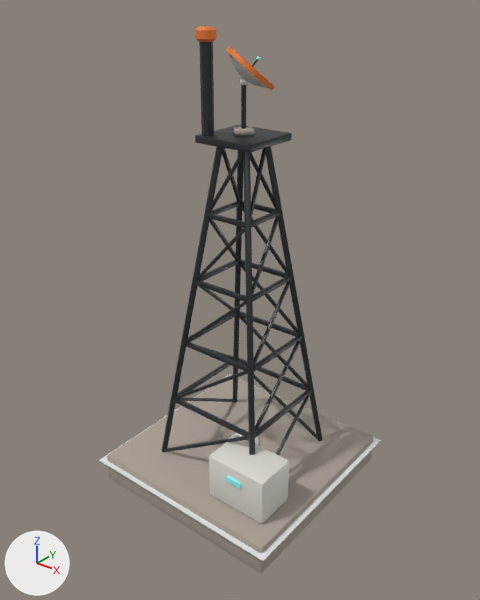
Before and after pictures for a commit that changed the glTF model res/models/placement/logistics/sensor_tower_1x1.gltf.
Both versions are drawn from a camera (50 mm lens) standing at (3.3, -4.18, 4.24) and looking at (0.02, -0.07, 1.69). Lighting does not change. The marker at lower left points along +X, +Y and +Z. The picture after the commit comes second. Where no turn or scale is listed for an object, it has been applied to the vertices.

Names of what the first picture shows: '%P%Footprint', 'SensorTower' and 1 more.
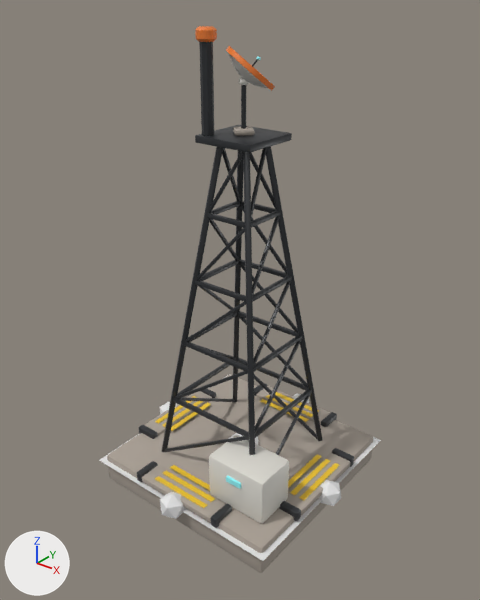
The change in detail:
Material 'Hazard_Yellow' (mat_hazard_yellow) is new.
Its base color is (0.85, 0.55, 0.02) (yellow #edc427).
Mesh me_v_anchorout_003 is new.
It has 192 vertices, 360 faces and spans x -0.49..0.49, y -0.98..-0.675, z 0.01..0.11.
Faces by material slot: [108, 216, 36].
It uses material mat_concrete (grey #aaa095).
It uses material mat_frame_graphite (dark grey #35373a).
It uses material mat_hazard_yellow (yellow #edc427).
Mesh me_v_anchorout_002 is new.
It has 192 vertices, 360 faces and spans x -0.49..0.49, y 0.675..0.98, z 0.01..0.11.
Faces by material slot: [108, 216, 36].
It uses material mat_concrete (grey #aaa095).
It uses material mat_frame_graphite (dark grey #35373a).
It uses material mat_hazard_yellow (yellow #edc427).
Mesh me_v_anchorout_001 is new.
It has 192 vertices, 360 faces and spans x -0.98..-0.675, y -0.49..0.49, z 0.01..0.11.
Faces by material slot: [108, 216, 36].
It uses material mat_concrete (grey #aaa095).
It uses material mat_frame_graphite (dark grey #35373a).
It uses material mat_hazard_yellow (yellow #edc427).
Mesh me_v_anchorout is new.
It has 192 vertices, 360 faces and spans x 0.675..0.98, y -0.49..0.49, z 0.01..0.11.
Faces by material slot: [108, 216, 36].
It uses material mat_concrete (grey #aaa095).
It uses material mat_frame_graphite (dark grey #35373a).
It uses material mat_hazard_yellow (yellow #edc427).
Mesh me_p_anchorout_003 is new.
It is an icosphere of 20 faces spanning x -0.116..0.116, y -0.111..0.111, z -0.13..0.13.
It uses material mat_p (white #e7e7e7).
Object '%V%AnchorOut.003+' (ob_v_anchorout_003) is new; it shows me_v_anchorout_003.
Its location is (0.0, 0.0, 0.0).
Object '%V%AnchorOut.002+' (ob_v_anchorout_002) is new; it shows me_v_anchorout_002.
Its location is (0.0, 0.0, 0.0).
Object '%V%AnchorOut.001+' (ob_v_anchorout_001) is new; it shows me_v_anchorout_001.
Its location is (0.0, 0.0, 0.0).
Object '%V%AnchorOut+' (ob_v_anchorout) is new; it shows me_v_anchorout.
Its location is (0.0, 0.0, 0.0).
Object '%P%AnchorOut.003' (ob_p_anchorout_003) is new; it shows me_p_anchorout_003.
Its location is (0.0, -1.0, 0.013).
Object '%P%AnchorOut.001' (ob_p_anchorout_001) is new; it shows a copy of me_p_anchorout_003.
Its location is (-1.0, 0.0, 0.013).
Object '%P%AnchorOut' (ob_p_anchorout) is new; it shows a copy of me_p_anchorout_003.
Its location is (1.0, 0.0, 0.013).

What differs and where, as boxes (x1, y1, x2, y2) in the pictures (480 x 600 px):
'%V%AnchorOut.003+', added
    after: (137, 461, 232, 528)
    faces in mat_concrete (grey #aaa095): (142, 465, 225, 523)
    faces in mat_hazard_yellow (yellow #edc427): (155, 465, 215, 508)
    faces in mat_frame_graphite (dark grey #35373a): (137, 461, 232, 528)
'%V%AnchorOut+', added
    after: (279, 448, 354, 521)
    faces in mat_concrete (grey #aaa095): (286, 453, 351, 515)
    faces in mat_hazard_yellow (yellow #edc427): (288, 454, 339, 500)
    faces in mat_frame_graphite (dark grey #35373a): (279, 448, 354, 521)
'%V%AnchorOut.001+', added
    after: (139, 389, 216, 439)
    faces in mat_concrete (grey #aaa095): (145, 391, 212, 436)
    faces in mat_hazard_yellow (yellow #edc427): (155, 396, 211, 431)
    faces in mat_frame_graphite (dark grey #35373a): (139, 389, 216, 439)
'%V%AnchorOut.002+', added
    after: (254, 383, 337, 427)
    faces in mat_concrete (grey #aaa095): (256, 386, 330, 425)
    faces in mat_hazard_yellow (yellow #edc427): (260, 392, 319, 422)
    faces in mat_frame_graphite (dark grey #35373a): (254, 383, 337, 427)
'%P%AnchorOut.003', added
    after: (160, 492, 185, 519)
'%P%AnchorOut', added
    after: (319, 480, 341, 506)
'%P%AnchorOut.001', added
    after: (159, 402, 177, 414)
